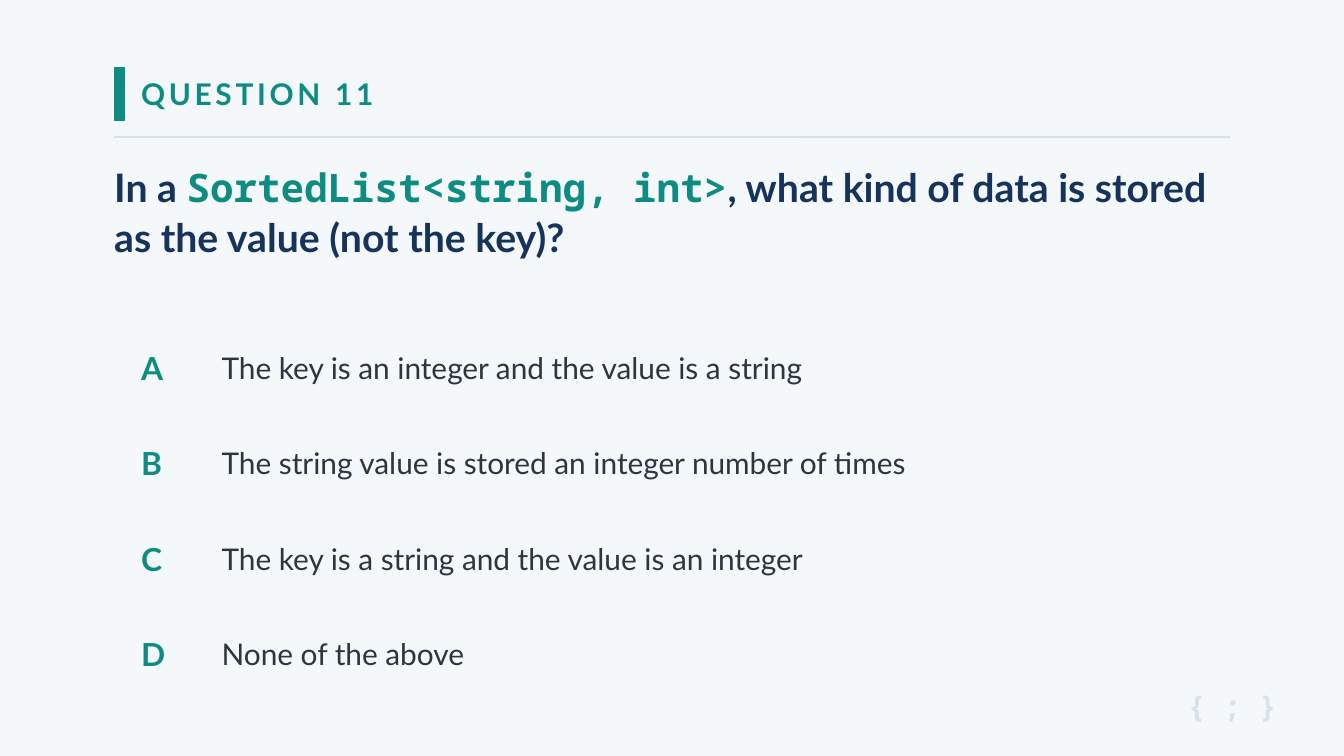
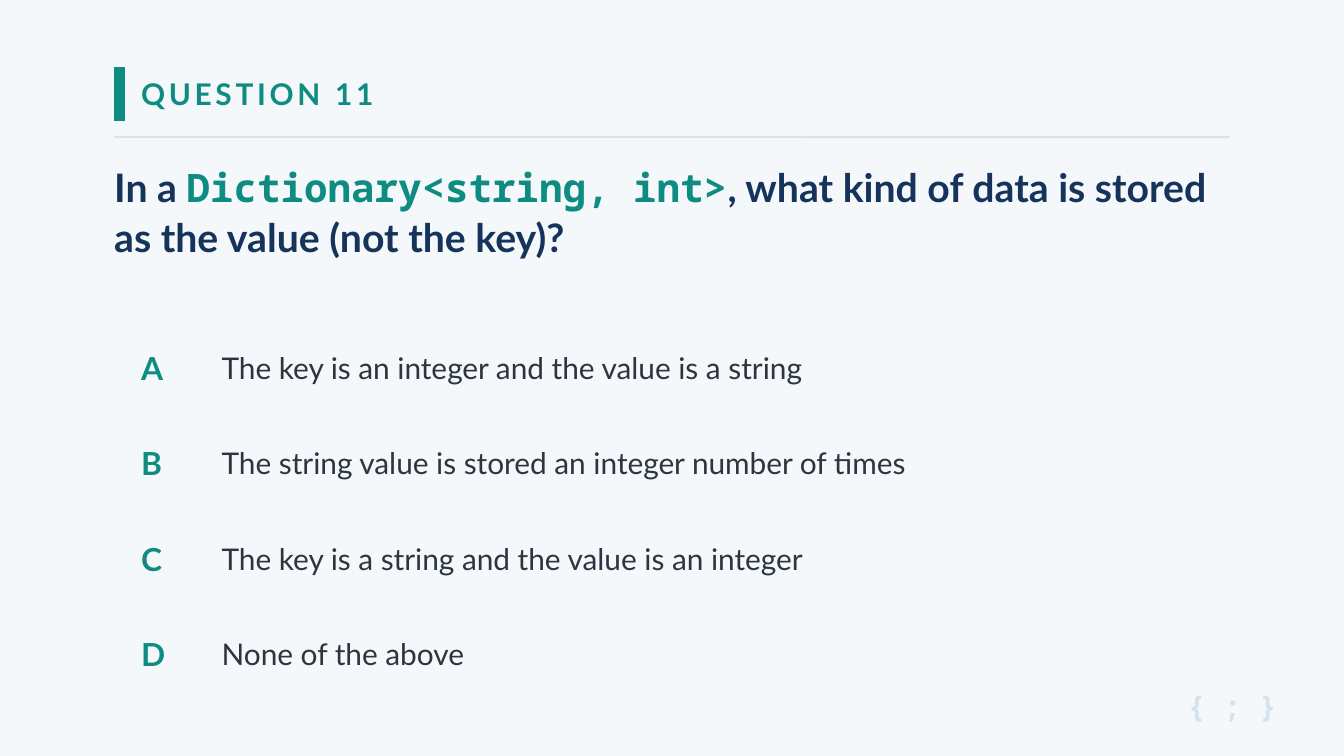
Before and after one commit to DanielaTrapani/Bootcamp2026Files, a slide deck: slide 22 of C#Files/CSharpAssessmentWithAnswers - more.pptx. Drawn at 1344x756 pixels with LibreOffice and Linux fonts; fonts in the diff are those of the drawing. Boxes give left, top, right and bottom in pixels: in the first picture for what was removed or moved away, otherwise in the second. Text is boxed around its words. In the diff, an @@ line names an element or a change of style, - is before the commit and + after.

```diff
--- a/C#Files/CSharpAssessmentWithAnswers - more.pptx
+++ b/C#Files/CSharpAssessmentWithAnswers - more.pptx
@@ text at [114, 171, 1206, 259]: text changed @@
-In a SortedList<string, int>, what kind of data is stored as the value (not the key)?
+In a Dictionary<string, int>, what kind of data is stored as the value (not the key)?
```
